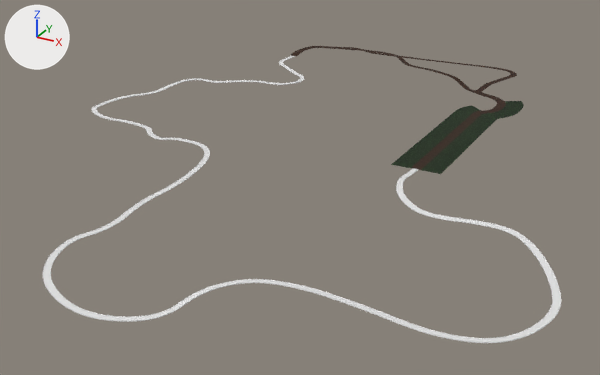
One commit to the glTF model Levels/Tracks/Volc/Assets/Track_01.glb: the scene before it, then after it.
The view is the same before and after, from a 50 mm camera at (243.0, -788.0, 286.0) aimed at (-118.0, -132.0, -42.0). Arrows for +X, +Y and +Z are at upper left; the lights stay in place. The picture after the commit comes second. Where no turn or scale is listed for an object, it has been applied to the vertices. Vertices at exactly the same position are counted once.

Script lines for the objects in view, before the commit:
```python
me_plane = bpy.data.meshes.new('Plane')
me_plane.from_pydata(...)  # 5290 vertices, 10560 faces; spans x -389.0..169.0, y -453.0..170.0, z -6.0..4.0
me_plane_002 = bpy.data.meshes.new('Plane.002')
me_plane_002.from_pydata(...)  # 1055 vertices, 1711 faces; spans x -300.0..38.0, y -131.0..238.0, z -2.0..5.0
# faces by material slot: [357, 1354]
me_plane_002.materials.append(mat_ground)  # picture img_80c0975f692b73a4c0573165a1292e43
me_plane_002.materials.append(mat_road)  # picture img_67de9a5db6f02a65b5c91bb09153ca26
ob_road = bpy.data.objects.new('Road', me_plane_002)
ob_road.location = (0.0, 0.1, 0.0)
ob_track = bpy.data.objects.new('Track', me_plane)
ob_track.location = (0.0, 0.0, 0.0)
```
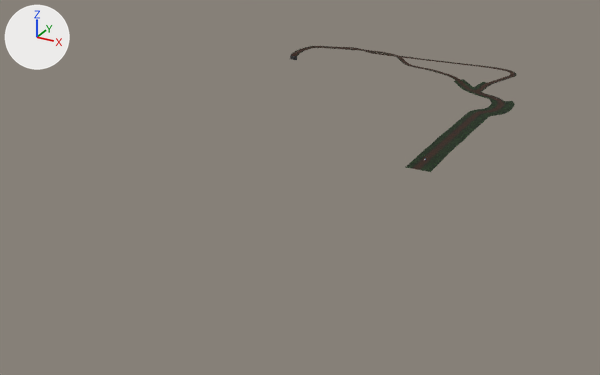
The newer file is also rescaled (x0.719), turned or shifted as a whole; pictures and numbers use the older file's frame.

Boxes (x1, y1, x2, y2) around the edits, measured in the pictures (600 x 375 px; the box of a moved part takes in the faces that stretch with it):
'Track', deleted
    before: (43, 56, 561, 343)
'Road', reshaped
    before: (291, 46, 524, 174)
    after: (290, 46, 517, 172)
part 1 of me_plane_002, moved or reshaped
    before: (391, 86, 524, 174)
    after: (406, 79, 515, 168)

The change, as a diff of the scene's bpy script:
```diff
--- a/Levels/Tracks/Volc/Assets/Track_01.glb.py
+++ b/Levels/Tracks/Volc/Assets/Track_01.glb.py
@@ img_a4d29f66f0e5d87169d247ff4b5b5f9d @@
+img_a4d29f66f0e5d87169d247ff4b5b5f9d = load_image('A4D29F66F0E5D87169D247FF4B5B5F9D', '_unpacked/A4D29F66F0E5D87169D247FF4B5B5F9D', 64, 64, 'sRGB')
@@ img_6b64e9f1371d9cdbe26518e7876fd663 @@
+img_6b64e9f1371d9cdbe26518e7876fd663 = load_image('6B64E9F1371D9CDBE26518E7876FD663', '_unpacked/6B64E9F1371D9CDBE26518E7876FD663', 64, 64, 'sRGB')
@@ mat_road_grass @@
+mat_road_grass = principled_material('Road_Grass')
+mat_road_grass.texture = img_a4d29f66f0e5d87169d247ff4b5b5f9d
+mat_road_grass.roughness = 1.0
@@ mat_rock @@
+mat_rock = principled_material('Rock')
+mat_rock.texture = img_6b64e9f1371d9cdbe26518e7876fd663
+mat_rock.roughness = 1.0
@@ me_plane_002 @@
 # used by ob_road; location = (0.0, 0.1, 0.0)
-me_plane_002.from_pydata(...)  # 1055 vertices, 1711 faces; spans x -300.0..38.0, y -131.0..238.0, z -2.0..5.0
+me_plane_002.from_pydata(...)  # 1064 vertices, 1733 faces; spans x -300.0..28.0, y -131.0..238.0, z -7.0..5.0
+# me_plane_002 part 1: 22 vertices moved from x -5.0..24.0, y -91.0..14.0, z 0.0 to x -5.0..14.0, y -91.0..14.0, z 1.0; 163 vertices removed from x -38.0..38.0, y -131.0..145.0, z 0.0; 162 vertices added at x -62.0..28.0, y -131.0..166.0, z 0.0..2.0
+# other edits to the shape of me_plane_002 do not show in these pictures
 me_plane_002.materials.append(mat_ground)
 me_plane_002.materials.append(mat_road)
+me_plane_002.materials.append(mat_road_grass)  # picture img_a4d29f66f0e5d87169d247ff4b5b5f9d
+me_plane_002.materials.append(mat_rock)  # picture img_6b64e9f1371d9cdbe26518e7876fd663
@@ ob_track @@
-ob_track = bpy.data.objects.new('Track', me_plane)
-ob_track.location = (0.0, 0.0, 0.0)
```
